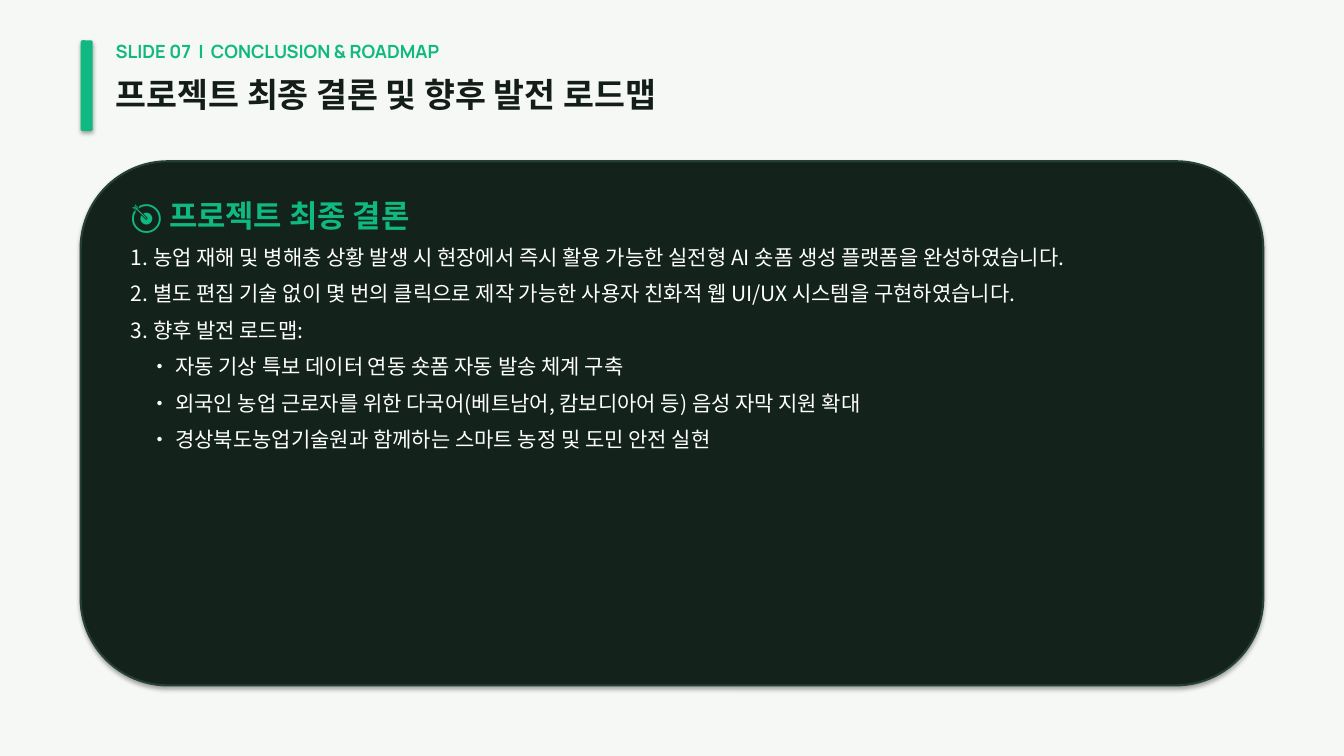
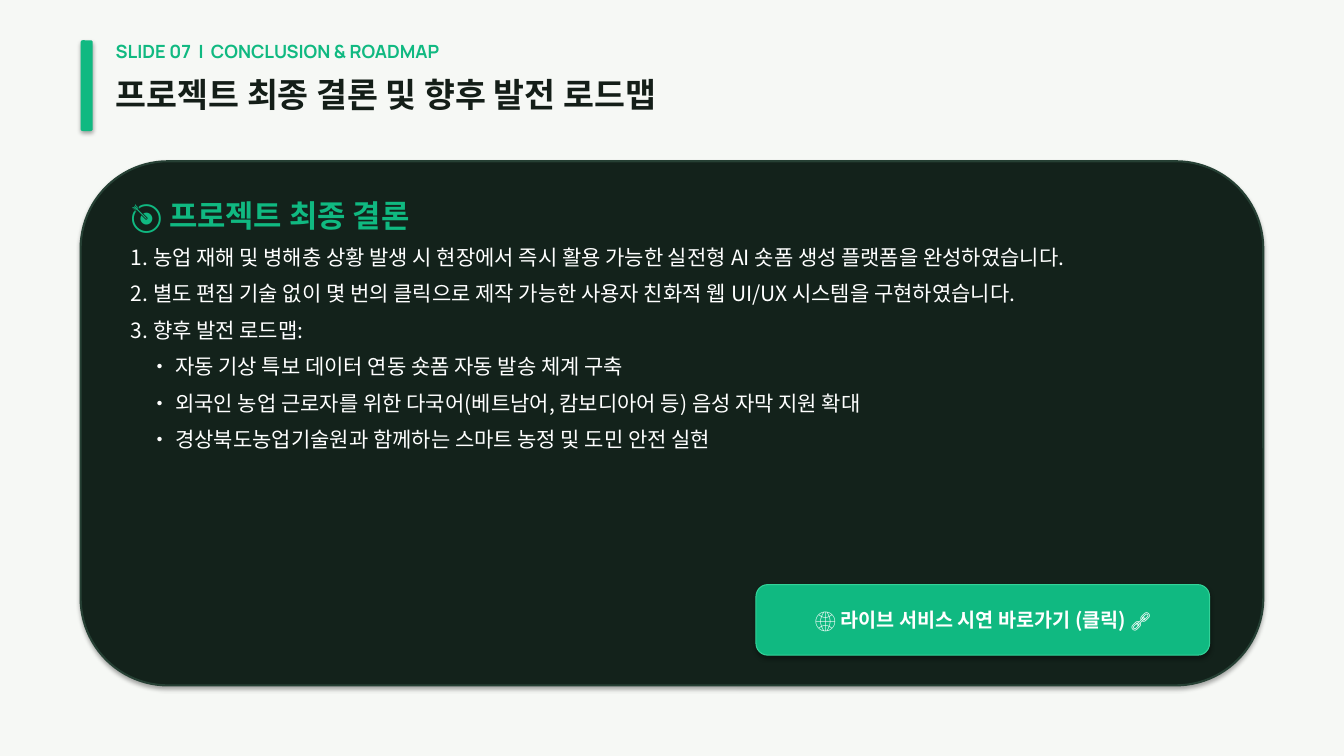
Before and after one commit to freeeuny-cmyk/-, a slide deck: slide 7 of GBAN_AI_숏폼_스튜디오_발표자료_7장.pptx. Drawn at 1344x756 pixels with LibreOffice and Linux fonts; fonts in the diff are those of the drawing. Boxes give left, top, right and bottom in pixels: in the first picture for what was removed or moved away, otherwise in the second. Text is boxed around its words. In the diff, an @@ line names an element or a change of style, - is before the commit and + after.

```diff
--- a/GBAN_AI_숏폼_스튜디오_발표자료_7장.pptx
+++ b/GBAN_AI_숏폼_스튜디오_발표자료_7장.pptx
@@ rounded rectangle added at [756, 585, 1210, 655], fill #10B981, outline #34D399 0.75 pt, 14 pt, text #FFFFFF, bold @@
+🌐 라이브 서비스 시연 바로가기 (클릭) 🔗
```
Also in this commit, not shown: 1 other slide changed, 3 other files.
